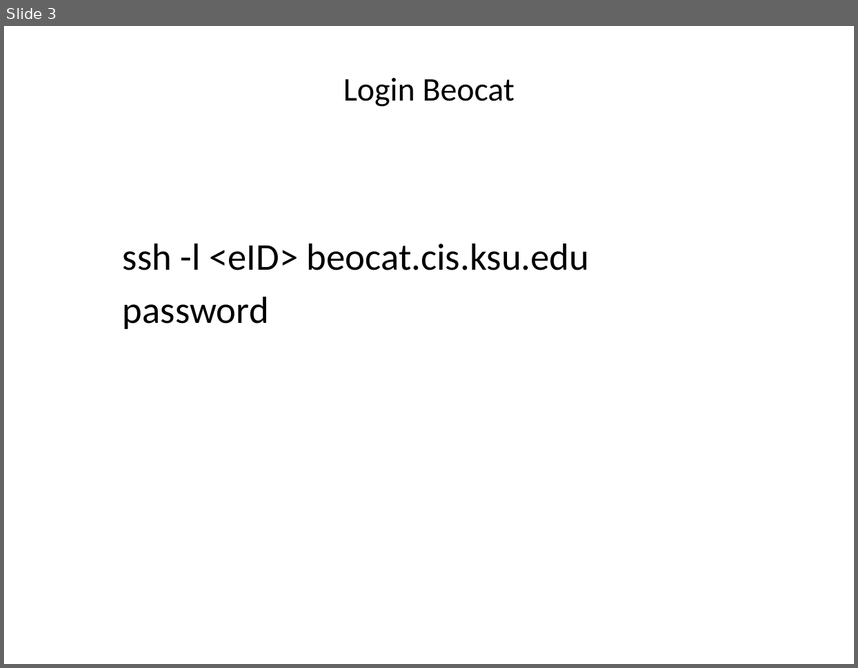
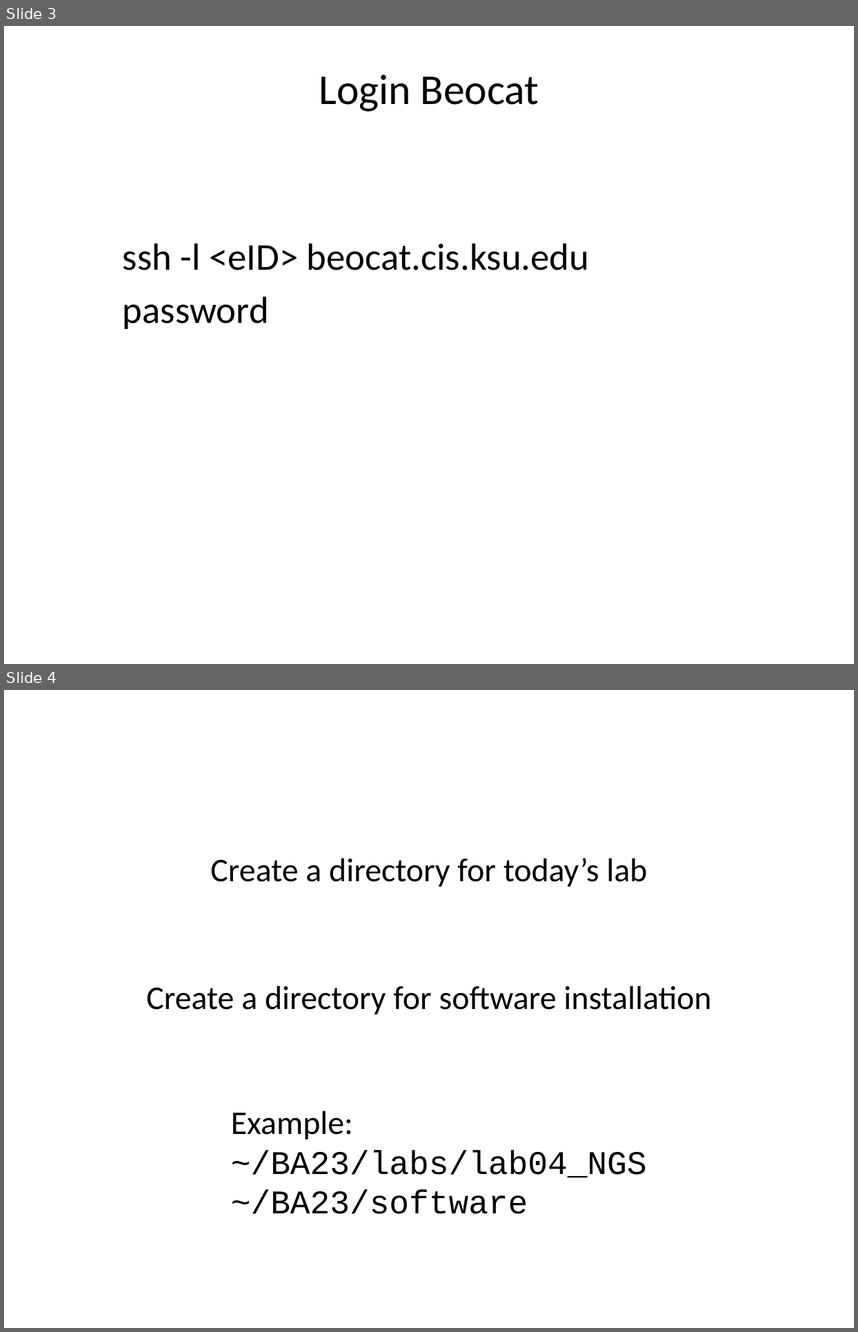
Before and after one commit to liu3zhenlab/teaching, a slide deck: PLPTH813Bioinformatis/2023/labs/lab04_NGS.pptx. Shown one above the other, each under a label of ours: slide 3 before the commit, slides 3 and 4 after it. The pictures are 858x668 and 858x1332 pixels, drawn with LibreOffice and Linux fonts; fonts in the diff are those of the drawing. Boxes give left, top, right and bottom in pixels: in the first picture for what was removed or moved away, otherwise in the second. Text is boxed around its words. In the diff, an @@ line names an element or a change of style, - is before the commit and + after.

```diff
--- a/PLPTH813Bioinformatis/2023/labs/lab04_NGS.pptx
+++ b/PLPTH813Bioinformatis/2023/labs/lab04_NGS.pptx
@@ slide 4 added at [4,690,854,1328], background #FFFFFF @@
@@ title added at [210,858,647,887], 28 pt, text #000000 @@
+Create a directory for today’s lab
@@ text added at [146,985,711,1014], 28 pt, text #000000 @@
+Create a directory for software installation
@@ text added at [231,1110,647,1214], 28 pt, text #000000 @@
+Example:
+~/BA23/labs/lab04_NGS
+~/BA23/software
@@ slide 3 changed as well @@
@@ title "Login Beocat" at [319,74,539,112]: size 28 to 36 pt @@
```
Also in this commit, not shown: 14 other slides changed, 2 other slides added, 2 slides removed, 4 other files.
